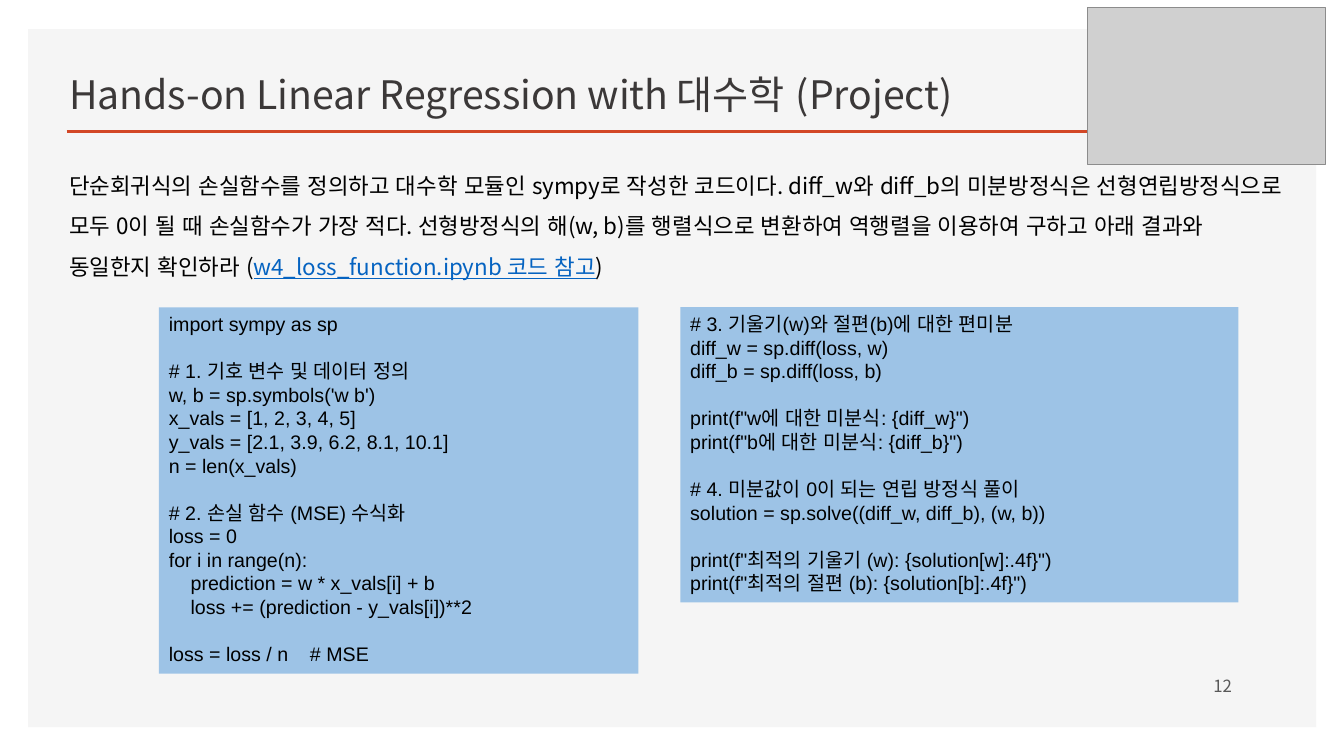
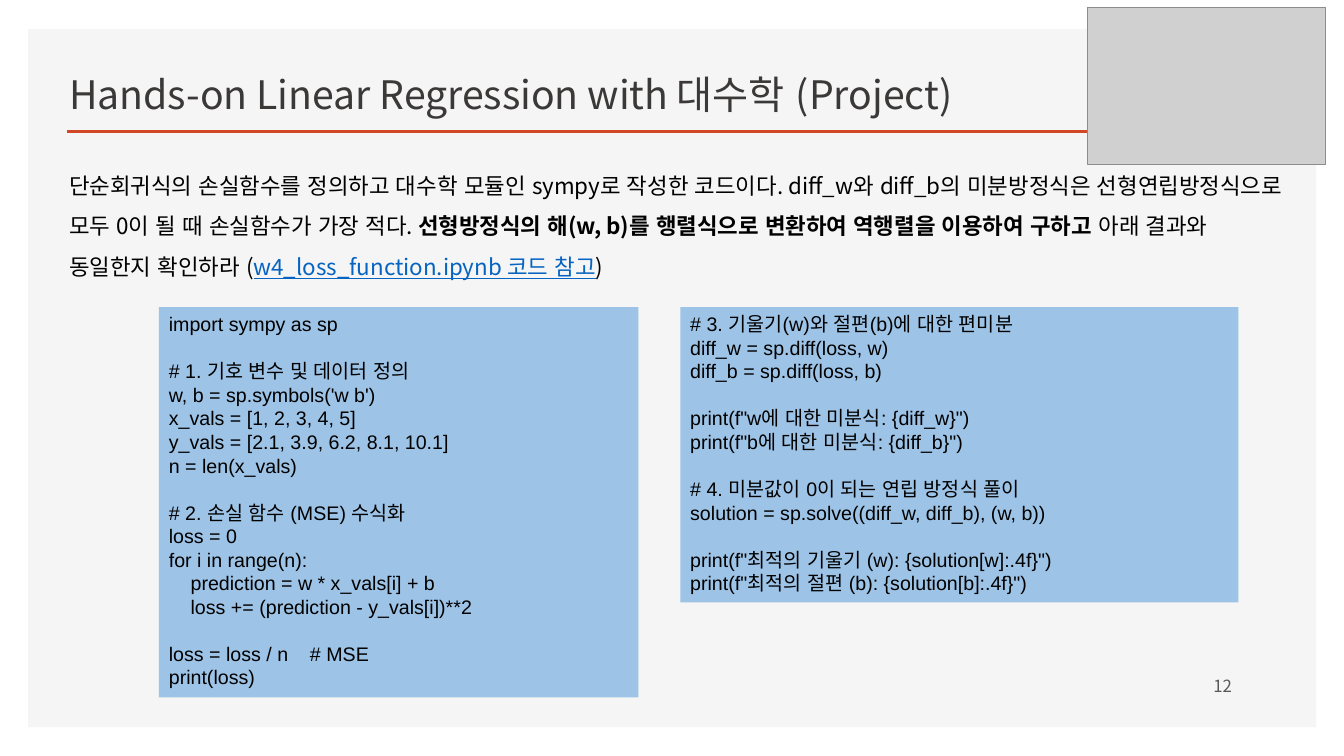
Before and after one commit to ancestor9/mathematics-for-machine-learning, a slide deck: slide 12 of Linear_Algebra/w4_Perceptron_Regression.pptx. Drawn at 1344x756 pixels with LibreOffice and Linux fonts; fonts in the diff are those of the drawing; grey boxes stand for pictures; background and template pictures are left out. Boxes give left, top, right and bottom in pixels: in the first picture for what was removed or moved away, otherwise in the second. Text is boxed around its words. In the diff, an @@ line names an element or a change of style, - is before the commit and + after.

```diff
--- a/Linear_Algebra/w4_Perceptron_Regression.pptx
+++ b/Linear_Algebra/w4_Perceptron_Regression.pptx
@@ text "단순회귀식의 손실함수를 정의하고 대수학 모듈인 ..." at (69, 175, 1282, 280): bold on in "선형방정식의 해(w, b)를 행렬식으로 변환하여 역행렬을 이용하여 ..." @@
@@ rectangle "import sympy as sp": place and size @@
-rectangle "import sympy as sp" at (159, 308, 639, 675)
+rectangle "import sympy as sp" at (159, 308, 639, 698)
@@ text in rectangle at (169, 669, 255, 688): paragraph added @@
+print(loss)
```
Also in this commit, not shown: 10 other slides changed, 2 slides added.
